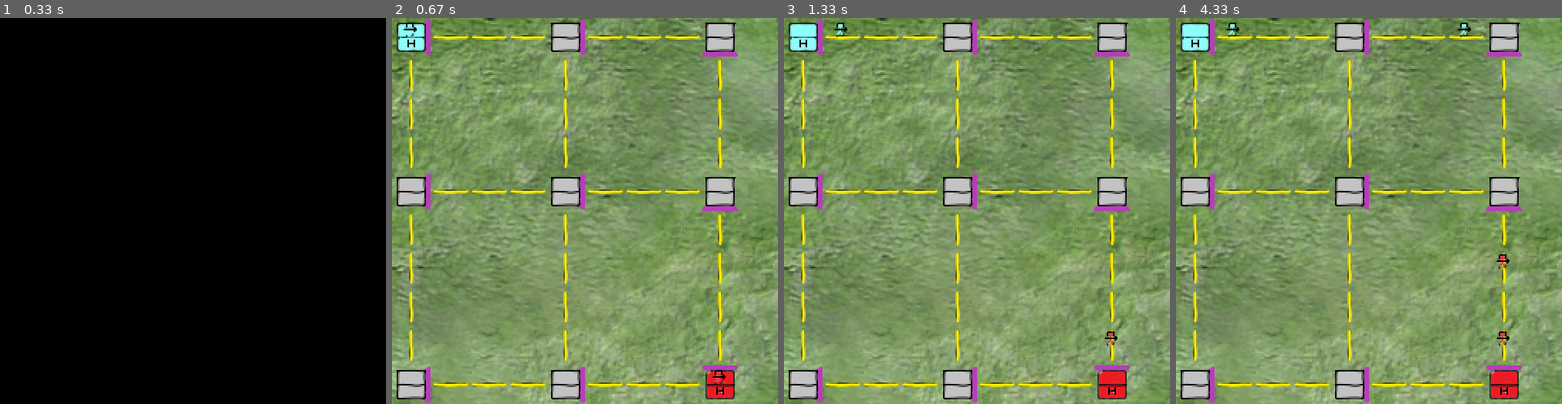
Above: before the commit, frames 1-4 (left to right).
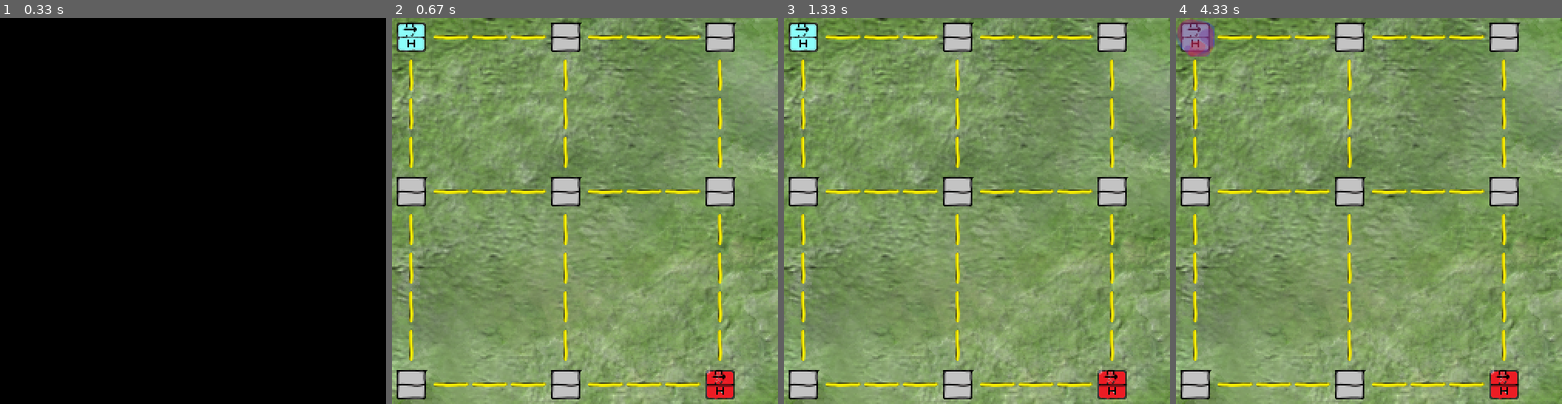
Above: after the commit, the same moments.

Repository: czebrose/ML_Projects
Game: pygame game, started from ML-Tutorial/NodeFightGame/game.py
The game is run twice, just before and just after one commit, with the same random seed, the same clock (stepped at 60 frames per second) and the same inputs.
Inputs (mouse positions are in pixels of both pictures, inside the frame that each line leads up to):
- Up to frame 1 (0.33 s): no input
- Up to frame 2 (0.67 s): press the mouse at (585, 238) at 0.37 s; move the mouse to (538, 226) at 0.47 s; release the mouse at (492, 214) at 0.6 s
- Up to frame 3 (1.33 s): no input
- Up to frame 4 (4.33 s): click (1195, 37) at 1.45 s

Frame 1 is identical in both runs. In frame 2, 1.0% of the frame differs, in the area x 8-90%, y 0-100%; in frame 3, 1.3%; in frame 4, 2.1%, in the area x 0-90%, y 0-100%.

Commit message:
Added the ability to highlight a node.

Diff:
--- a/ML-Tutorial/NodeFightGame/game.py
+++ b/ML-Tutorial/NodeFightGame/game.py
@@ -1,7 +1,8 @@
 import pygame
 import io
 import util
-from node import Node, Player, Building
+from player import PlayerColor, PlayerInput
+from node import Node, Building
 from road import Road
 from location import Direction
 
@@ -12,33 +13,35 @@
 BACKGROUND_IMG = util.load_img("background.png")
 
 
-def check_input():
+def check_input(global_map, players):
     for event in pygame.event.get():
         if event.type == pygame.QUIT:
             pygame.quit()
             quit()
-            return False
-    return True
+            return False, global_map, players
+    for p in players:
+        global_map = players[p].check_input(global_map)
+    return True, global_map, players
 
 
-def collect_gold(global_map, player_gold):
+def collect_gold(global_map, players):
     for col in global_map:
         for location in col:
             if isinstance(location, Node):
-                player_gold = location.collect_gold(player_gold)
-    return player_gold
+                players = location.collect_gold(players)
+    return players
 
 
 def fight(global_map):
     return global_map
 
 
-def spawn_units(global_map, player_gold):
+def spawn_units(global_map, players):
     for col in global_map:
         for location in col:
             if isinstance(location, Node):
-                player_gold = location.attempt_spawn(player_gold)
-    return global_map, player_gold
+                player_gold = location.attempt_spawn(players)
+    return global_map, players
 
 
 def move_units(global_map):
@@ -61,12 +64,14 @@
     return global_map
 
 
-def draw(global_map, win, player_gold):
+def draw(global_map, win, players):
     win.blit(BACKGROUND_IMG, (0,0))
     for map_row in global_map:
         for location in map_row:
             if location:
                 location.draw(win)
+    for p in players:
+        players[p].draw(win)
     pygame.display.update()
 
 
@@ -108,18 +113,22 @@
 
 def main():
     global_map = build_map()
-    player_gold = {Player.NEUTRAL: 0, Player.BLUE: 10, Player.RED: 10}
+    players = {
+        PlayerColor.NEUTRAL: PlayerInput(PlayerColor.NEUTRAL),
+        PlayerColor.BLUE: PlayerInput(PlayerColor.BLUE),
+        PlayerColor.RED: PlayerInput(PlayerColor.RED)
+    }
     win = pygame.display.set_mode((WIN_WIDTH, WIN_HEIGHT))
     clock = pygame.time.Clock()
     run = True
     while run:
         clock.tick(2)
-        run = check_input()
-        player_gold = collect_gold(global_map, player_gold)
+        run, global_map, players = check_input(global_map, players)
+        players = collect_gold(global_map, players)
         global_map = fight(global_map)
         global_map = move_units(global_map)
-        global_map, player_gold = spawn_units(global_map, player_gold)
-        draw(global_map, win, player_gold)
+        global_map, players = spawn_units(global_map, players)
+        draw(global_map, win, players)
 
 
 main()
--- a/ML-Tutorial/NodeFightGame/location.py
+++ b/ML-Tutorial/NodeFightGame/location.py
@@ -48,10 +48,13 @@
     def get_direction(self):
         return Direction.ERROR
 
+    def check_click(self, x, y):
+        return False
+
     def notify_move_target(self):
         if self.unit_in_loc is None:
             return
-        direction = self.get_direction()
+        direction = self.get_direction(self.unit_in_loc.owner)
         if direction is None:
             return
         neighbor = self.neighbors[direction]
--- a/ML-Tutorial/NodeFightGame/node.py
+++ b/ML-Tutorial/NodeFightGame/node.py
@@ -3,17 +3,21 @@
 import util
 from unit import Unit, UnitType
 from location import Location, Direction
-from player import Player
+from player import PlayerColor
 
 
 RED_NODE_IMG = util.load_img("node_red.png")
 BLUE_NODE_IMG = util.load_img("node_blue.png")
 NEUTRAL_NODE_IMG = util.load_img("node_neutral.png")
 
-NODE_EXIT_NORTH_IMG = util.load_img("node_exit_north.png")
-NODE_EXIT_SOUTH_IMG = util.load_img("node_exit_south.png")
-NODE_EXIT_WEST_IMG = util.load_img("node_exit_west.png")
-NODE_EXIT_EAST_IMG = util.load_img("node_exit_east.png")
+NODE_EXIT_RED_NORTH_IMG = util.load_img("node_exit_red_north.png")
+NODE_EXIT_RED_SOUTH_IMG = util.load_img("node_exit_red_south.png")
+NODE_EXIT_RED_WEST_IMG = util.load_img("node_exit_red_west.png")
+NODE_EXIT_RED_EAST_IMG = util.load_img("node_exit_red_east.png")
+NODE_EXIT_BLUE_NORTH_IMG = util.load_img("node_exit_blue_north.png")
+NODE_EXIT_BLUE_SOUTH_IMG = util.load_img("node_exit_blue_south.png")
+NODE_EXIT_BLUE_WEST_IMG = util.load_img("node_exit_blue_west.png")
+NODE_EXIT_BLUE_EAST_IMG = util.load_img("node_exit_blue_east.png")
 
 HOME_BUILDING_IMG = util.load_img("building_home.png")
 
@@ -30,63 +34,79 @@
     def __init__(self, x, y, node_type):
         Location.__init__(self, x, y)
         if node_type == 'N':
-            self.owner = Player.NEUTRAL
+            self.owner = PlayerColor.NEUTRAL
             self.building = Building.EMPTY
         elif node_type == 'B':
-            self.owner = Player.BLUE
+            self.owner = PlayerColor.BLUE
             self.building = Building.HOME
         elif node_type == 'R':
-            self.owner = Player.RED
+            self.owner = PlayerColor.RED
             self.building = Building.HOME
         self.spawn_type = UnitType.PIKEMAN
         self.spawn_timer = 0
-        self.exit_direction = None
+        self.exit_direction = {PlayerColor.RED: None, PlayerColor.BLUE: None}
 
     def add_neighbor(self, direction, neighbor, set_neighbor=True):
         Location.add_neighbor(self, direction, neighbor, set_neighbor)
-        self.exit_direction = direction
 
-    def collect_gold(self, player_gold):
+    def collect_gold(self, players):
         if self.building == Building.HOME:
-            player_gold[self.owner] += util.HOME_GOLD_PRODUCTION
+            players[self.owner].gold += util.HOME_GOLD_PRODUCTION
         elif self.building == Building.MINE:
-            player_gold[self.owner] += util.MINE_GOLD_PRODUCTION
-        return player_gold
+            players[self.owner].gold += util.MINE_GOLD_PRODUCTION
+        return players
 
     def attempt_spawn(self, player_gold):
         if self.spawn_timer > 0:
             self.spawn_timer -= 1
-        elif self.unit_in_loc is None and player_gold[self.owner] >= util.UNIT_COST:
+        elif self.unit_in_loc is None and player_gold[self.owner].gold >= util.UNIT_COST:
             self.unit_in_loc = Unit(self.spawn_type, self.owner, self.exit_direction)
             self.spawn_timer = util.SPAWN_DELAY
-            player_gold[self.owner] -= util.UNIT_COST
+            player_gold[self.owner].gold -= util.UNIT_COST
         return player_gold
 
-    def get_direction(self):
-        return self.exit_direction
+    def get_direction(self, owner):
+        if self.exit_direction.keys().__contains__(owner):
+            return self.exit_direction[owner]
+        return None
 
     def accept_unit(self):
         Location.accept_unit(self)
         if self.unit_in_loc is not None:
             self.unit_in_loc.direction = self.exit_direction
 
+    def check_click(self, x, y):
+        top = self.y * util.NODE_WIDTH
+        left = self.x * util.NODE_WIDTH
+        right = left + util.NODE_WIDTH
+        bottom = top + util.NODE_WIDTH
+        return left <= x <= right and top <= y <= bottom
+
     def draw_node(self, win, pos):
-        if self.owner == Player.RED:
+        if self.owner == PlayerColor.RED:
             win.blit(RED_NODE_IMG, pos)
-        elif self.owner == Player.BLUE:
+        elif self.owner == PlayerColor.BLUE:
             win.blit(BLUE_NODE_IMG, pos)
         else:
             win.blit(NEUTRAL_NODE_IMG, pos)
 
     def draw_node_exit(self, win, pos):
-        if self.exit_direction == Direction.NORTH:
-            win.blit(NODE_EXIT_NORTH_IMG, pos)
-        elif self.exit_direction == Direction.SOUTH:
-            win.blit(NODE_EXIT_SOUTH_IMG, pos)
-        elif self.exit_direction == Direction.EAST:
-            win.blit(NODE_EXIT_EAST_IMG, pos)
-        elif self.exit_direction == Direction.WEST:
-            win.blit(NODE_EXIT_WEST_IMG, pos)
+        if self.exit_direction[PlayerColor.RED] == Direction.NORTH:
+            win.blit(NODE_EXIT_RED_NORTH_IMG, pos)
+        elif self.exit_direction[PlayerColor.RED] == Direction.SOUTH:
+            win.blit(NODE_EXIT_RED_SOUTH_IMG, pos)
+        elif self.exit_direction[PlayerColor.RED] == Direction.EAST:
+            win.blit(NODE_EXIT_RED_EAST_IMG, pos)
+        elif self.exit_direction[PlayerColor.RED] == Direction.WEST:
+            win.blit(NODE_EXIT_RED_WEST_IMG, pos)
+        if self.exit_direction[PlayerColor.BLUE] == Direction.NORTH:
+            win.blit(NODE_EXIT_BLUE_NORTH_IMG, pos)
+        elif self.exit_direction[PlayerColor.BLUE] == Direction.SOUTH:
+            win.blit(NODE_EXIT_BLUE_SOUTH_IMG, pos)
+        elif self.exit_direction[PlayerColor.BLUE] == Direction.EAST:
+            win.blit(NODE_EXIT_BLUE_EAST_IMG, pos)
+        elif self.exit_direction[PlayerColor.BLUE] == Direction.WEST:
+            win.blit(NODE_EXIT_BLUE_WEST_IMG, pos)
 
     def draw_building(self, win, pos):
         if self.building == Building.HOME:
@@ -97,8 +117,8 @@
             self.unit_in_loc.draw(win, pos)
 
     def draw(self, win):
-        pixel_x = self.x * 50
-        pixel_y = self.y * 50
+        pixel_x = self.x * util.NODE_WIDTH
+        pixel_y = self.y * util.NODE_WIDTH
         pos = (pixel_x, pixel_y)
         self.draw_node(win, pos)
         self.draw_node_exit(win, pos)
--- a/ML-Tutorial/NodeFightGame/player.py
+++ b/ML-Tutorial/NodeFightGame/player.py
@@ -1,8 +1,41 @@
+import util
+import pygame
 from enum import Enum
 
 
-class Player(Enum):
+NODE_HIGHLIGHT_RED_IMG = util.load_img("node_highlight_red.png")
+NODE_HIGHLIGHT_BLUE_IMG = util.load_img("node_highlight_blue.png")
+
+
+class PlayerColor(Enum):
     ERROR = -1
     NEUTRAL = 0
     BLUE = 1
     RED = 2
+
+
+class PlayerInput:
+    def __init__(self, color):
+        self.color = color
+        self.highlight_node = None
+        self.gold = 0
+
+    def check_input(self, global_map):
+        (button1, button2, button3) = pygame.mouse.get_pressed()
+        if button1:
+            (x, y) = pygame.mouse.get_pos()
+            print(str(x) + "," + str(y))
+            for col in global_map:
+                for loc in col:
+                    if loc is not None and loc.check_click(x, y):
+                        self.highlight_node = loc
+        return global_map
+
+    def draw(self, win):
+        if self.highlight_node:
+            x = self.highlight_node.x * util.NODE_WIDTH
+            y = self.highlight_node.y * util.NODE_WIDTH
+            if self.color == PlayerColor.BLUE:
+                win.blit(NODE_HIGHLIGHT_BLUE_IMG, (x, y))
+            elif self.color == PlayerColor.RED:
+                win.blit(NODE_HIGHLIGHT_RED_IMG, (x, y))
--- a/ML-Tutorial/NodeFightGame/road.py
+++ b/ML-Tutorial/NodeFightGame/road.py
@@ -9,12 +9,12 @@
 
 
 class Road(Location):
-    def get_direction(self):
+    def get_direction(self, owner):
         if self.unit_in_loc is None:
             return None
         unit_direction = self.unit_in_loc.direction
-        start_node_direction = self.get_node_direction(unit_direction)
-        end_node_direction = self.get_node_direction(Location.reverse_direction(unit_direction))
+        start_node_direction = self.get_node_direction(unit_direction, owner)
+        end_node_direction = self.get_node_direction(Location.reverse_direction(unit_direction), owner)
 
         dir_options = []
         if unit_direction is not None:
@@ -42,15 +42,15 @@
             else:
                 return start_node_direction
 
-    def get_node_direction(self, direction):
+    def get_node_direction(self, direction, owner):
         n = self.neighbors[direction]
         if n is None:
             return None
         if isinstance(n, Road):
-            return n.get_node_direction(direction)
+            return n.get_node_direction(direction, owner)
         if isinstance(n, Node):
             rev_direction = Location.reverse_direction(direction)
-            if n.exit_direction == rev_direction:
+            if n.exit_direction[owner] == rev_direction:
                 return rev_direction
             else:
                 return direction
--- a/ML-Tutorial/NodeFightGame/unit.py
+++ b/ML-Tutorial/NodeFightGame/unit.py
@@ -1,7 +1,7 @@
 import pygame
 import util
 from enum import Enum
-from player import Player
+from player import PlayerColor
 
 
 BLUE_PIKEMAN_UNIT_IMG = util.load_img("unit_pikeman_blue.png")
@@ -28,7 +28,7 @@
 
     def draw(self, win, pos):
         if self.unit_type == UnitType.PIKEMAN:
-            if self.owner == Player.RED:
+            if self.owner == PlayerColor.RED:
                 win.blit(RED_PIKEMAN_UNIT_IMG, pos)
-            if self.owner == Player.BLUE:
+            if self.owner == PlayerColor.BLUE:
                 win.blit(BLUE_PIKEMAN_UNIT_IMG, pos)
--- a/ML-Tutorial/NodeFightGame/util.py
+++ b/ML-Tutorial/NodeFightGame/util.py
@@ -10,6 +10,8 @@
 HOME_GOLD_PRODUCTION = 50
 MIND_GOLD_PRODUCTION = 30
 
+NODE_WIDTH = 50
+
 
 def load_img(img_name):
     return pygame.transform.scale2x(pygame.image.load(os.path.join("imgs", img_name)))
Binary file added: ML-Tutorial/NodeFightGame/imgs/node_exit_blue_east.png
Binary file added: ML-Tutorial/NodeFightGame/imgs/node_exit_blue_north.png
Binary file added: ML-Tutorial/NodeFightGame/imgs/node_exit_blue_south.png
Binary file added: ML-Tutorial/NodeFightGame/imgs/node_exit_blue_west.png
Binary file removed: ML-Tutorial/NodeFightGame/imgs/node_exit_east.png
Binary file removed: ML-Tutorial/NodeFightGame/imgs/node_exit_north.png
Binary file added: ML-Tutorial/NodeFightGame/imgs/node_exit_red_east.png
Binary file added: ML-Tutorial/NodeFightGame/imgs/node_exit_red_north.png
Binary file added: ML-Tutorial/NodeFightGame/imgs/node_exit_red_south.png
Binary file added: ML-Tutorial/NodeFightGame/imgs/node_exit_red_west.png
Binary file removed: ML-Tutorial/NodeFightGame/imgs/node_exit_south.png
Binary file removed: ML-Tutorial/NodeFightGame/imgs/node_exit_west.png
(and 2 more such lines)
